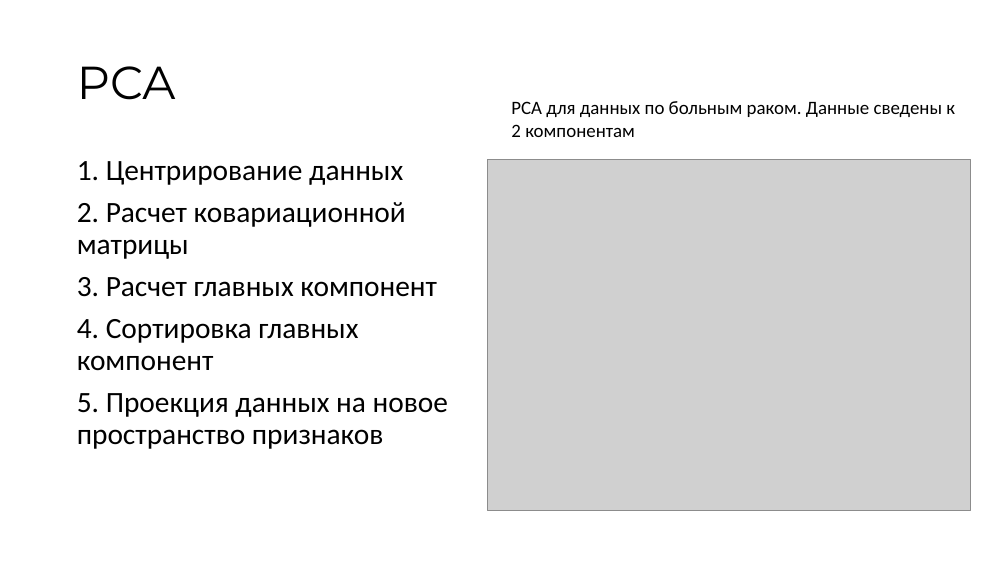
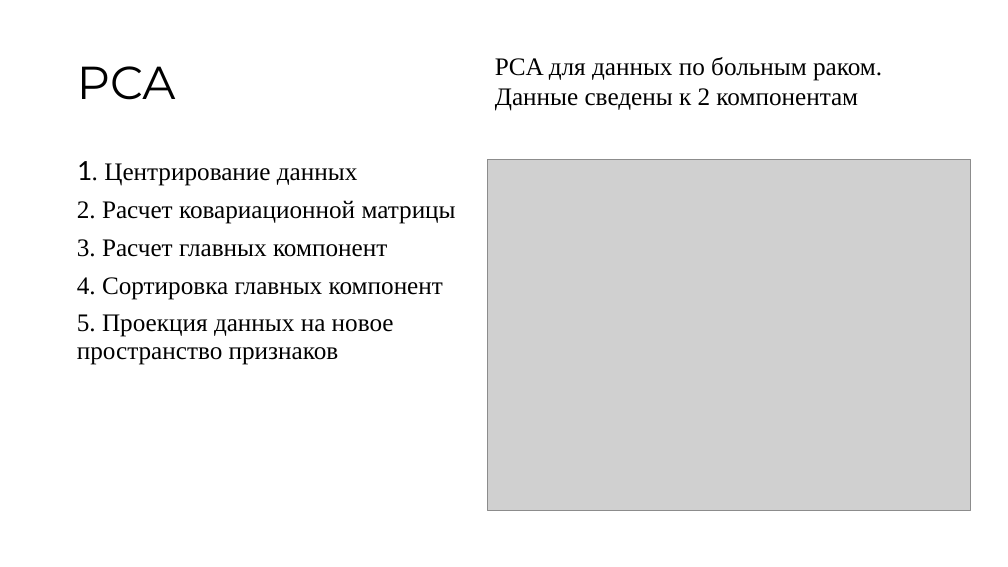
Before and after one commit to Zorinal/data-reduction, a slide deck: slide 3 of Методы редукции данных.pptx. Drawn at 1008x567 pixels with LibreOffice and Linux fonts; fonts in the diff are those of the drawing; grey boxes stand for pictures; background and template pictures are left out. Boxes give left, top, right and bottom in pixels: in the first picture for what was removed or moved away, otherwise in the second. Text is boxed around its words. In the diff, an @@ line names an element or a change of style, - is before the commit and + after.

```diff
--- a/Методы редукции данных.pptx
+++ b/Методы редукции данных.pptx
@@ text "PCA для данных по больным ...": place and size @@
-text "PCA для данных по больным ..." at (511,101,955,137)
+text "PCA для данных по больным ..." at (495,57,882,111)
@@ text "PCA для данных по больным ..." at (495,57,882,111): size 18 to 24 pt, font Calibri to Times New Roman @@
@@ text "1. Центрирование данных" at (77,161,456,365): size 28 to 24 pt, font Calibri to Times New Roman @@
```
Also in this commit, not shown: 3 other slides changed.
